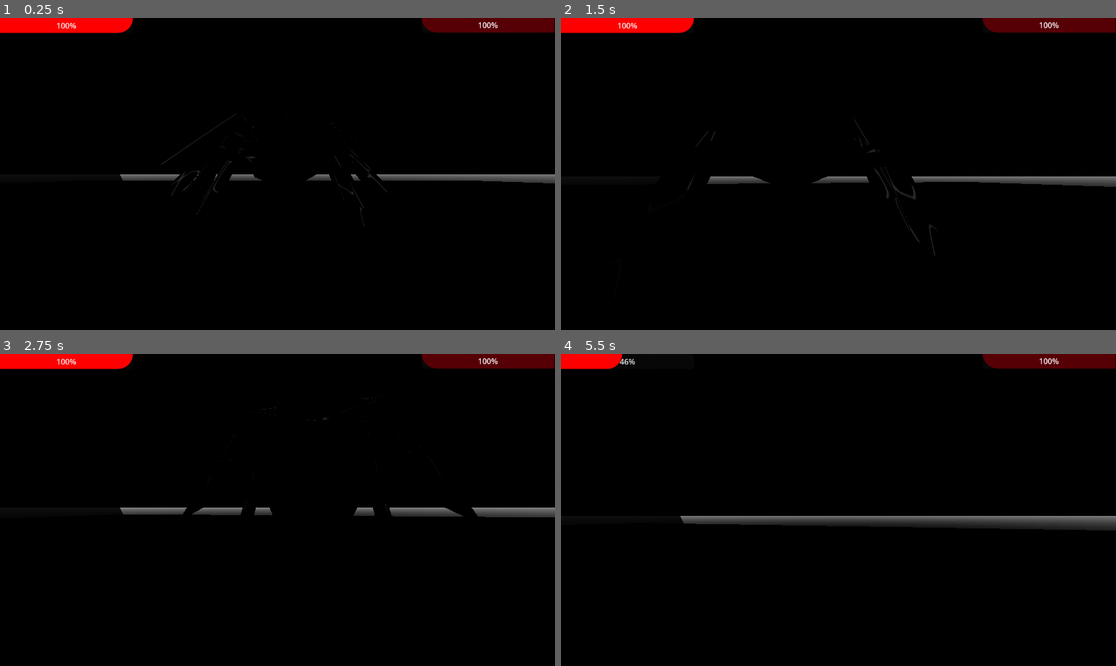
Above: before the commit, frames 1-4 (two rows, left to right).
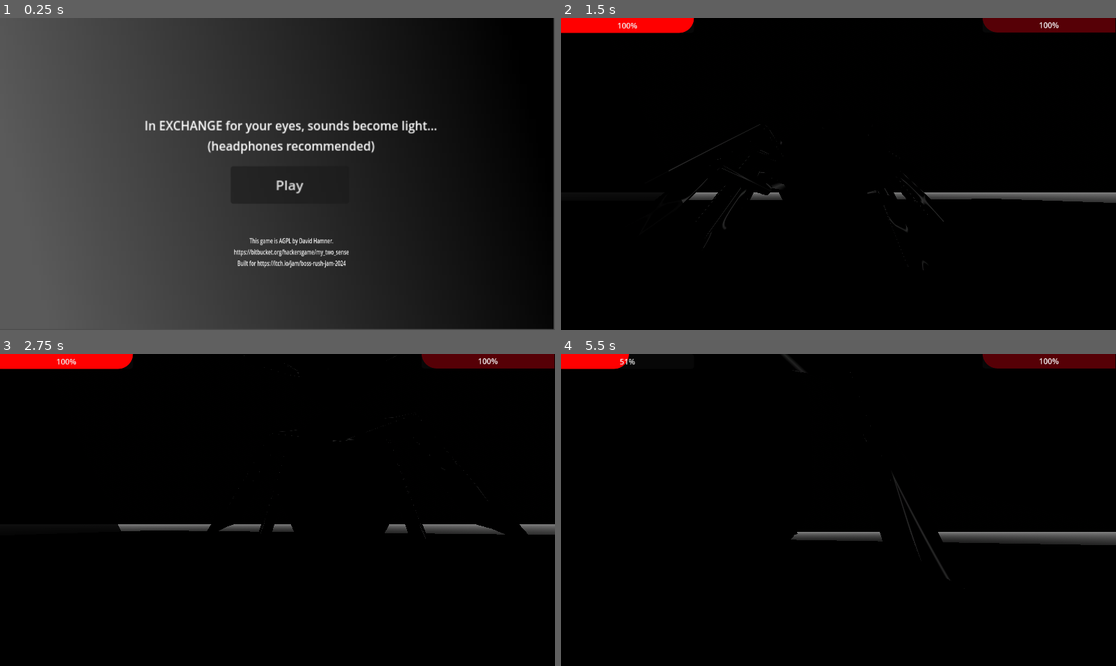
Above: after the commit, the same moments.

Repository: ruapotato/eyelander
Game: Godot game, scene res://main_menu.tscn
Two runs of this game, one before a commit and one after it. Both use one fixed random seed, a clock stepped at 60 frames per second and the inputs below. Before the commit the project starts from res://world.tscn. Sound files missing from this copy of the repository are replaced by a short silence.
Inputs (mouse positions are in pixels of both pictures, inside the frame that each line leads up to):
- Up to frame 1 (0.25 s): no input
- Up to frame 2 (1.5 s): click (849, 186) at 0.5 s, where only the run after the commit has a clickable "Play"; move the mouse to (866, 174) at 1.27 s; hold W (forward) from 1.28 s (still down); right-click (866, 174) at 1.35 s
- Up to frame 3 (2.75 s): keep holding W (forward); tap Space (jump) at 1.52, 2.27 s; move the mouse to (249, 510) at 2.02 s; tap Shift (sprint) at 2.1 s
- Up to frame 4 (5.5 s): keep holding W (forward); move the mouse to (849, 503) at 2.77 s; press the mouse at (849, 503) at 2.78 s; move the mouse to (832, 516) at 3.52 s; release the mouse at (832, 516) at 3.53 s; right-click (832, 516) at 3.6 s; tap Space (jump) at 3.77, 4.52, 5.27 s; move the mouse to (877, 513) at 4.27 s; hold Shift (sprint) 4.28-5.03 s; move the mouse to (794, 506) at 5.02 s; click (794, 506) at 5.1 s

The runs differ from the first frame. In frame 1, 74% of the frame differs, in the area x 0-100%, y 0-100%; in frame 2, 2.7%; in frame 3, 2.7%; in frame 4, 4.6%.

Commit message:
Init menu

Diff:
--- /dev/null
+++ b/main_menu.gd
@@ -0,0 +1,22 @@
+extends Node2D
+
+@onready var game = preload("res://world.tscn")
+var new_game = null
+# Called when the node enters the scene tree for the first time.
+func _ready():
+	Input.mouse_mode = Input.MOUSE_MODE_VISIBLE
+	self.show()
+	pass # Replace with function body.
+
+
+# Called every frame. 'delta' is the elapsed time since the previous frame.
+func _process(delta):
+	pass
+
+
+func _on_button_pressed():
+	if new_game != null:
+		new_game.queue_free()
+	new_game = game.instantiate()
+	self.hide()
+	add_child(new_game)
--- /dev/null
+++ b/main_menu.tscn
@@ -0,0 +1,50 @@
+[gd_scene load_steps=4 format=3 uid="uid://3o4a8uaid6mb"]
+
+[ext_resource type="Script" path="res://main_menu.gd" id="1_8rasr"]
+
+[sub_resource type="Gradient" id="Gradient_vqp1a"]
+colors = PackedColorArray(0, 0, 0, 1, 0.355314, 0.355314, 0.355314, 1)
+
+[sub_resource type="GradientTexture2D" id="GradientTexture2D_jncou"]
+gradient = SubResource("Gradient_vqp1a")
+fill_from = Vector2(0.96789, 0.247706)
+fill_to = Vector2(0, 0.380734)
+
+[node name="main_menu" type="Node2D"]
+script = ExtResource("1_8rasr")
+
+[node name="Sprite2D" type="Sprite2D" parent="."]
+position = Vector2(572, 320.5)
+scale = Vector2(18.0312, 10.1719)
+texture = SubResource("GradientTexture2D_jncou")
+
+[node name="Label" type="Label" parent="."]
+offset_left = 157.0
+offset_top = 204.0
+offset_right = 732.0
+offset_bottom = 256.0
+scale = Vector2(1.55531, 1.62538)
+text = "In EXCHANGE for your eyes, sounds become light...
+(headphones recommended)"
+horizontal_alignment = 1
+
+[node name="Button" type="Button" parent="."]
+offset_left = 479.0
+offset_top = 308.0
+offset_right = 616.0
+offset_bottom = 355.0
+scale = Vector2(1.79178, 1.65355)
+text = "Play"
+
+[node name="Label2" type="Label" parent="."]
+offset_left = 428.0
+offset_top = 452.0
+offset_right = 1003.0
+offset_bottom = 530.0
+scale = Vector2(0.616937, 0.896631)
+text = "This game is AGPL by David Hamner.
+https://bitbucket.org/hackersgame/my_two_sense
+Built for https://itch.io/jam/boss-rush-jam-2024"
+horizontal_alignment = 1
+
+[connection signal="pressed" from="Button" to="." method="_on_button_pressed"]
--- a/project.godot
+++ b/project.godot
@@ -11,7 +11,7 @@
 [application]
 
 config/name="My Two Sense"
-run/main_scene="res://world.tscn"
+run/main_scene="res://main_menu.tscn"
 config/features=PackedStringArray("4.1", "Forward Plus")
 config/icon="res://icon.svg"
 
